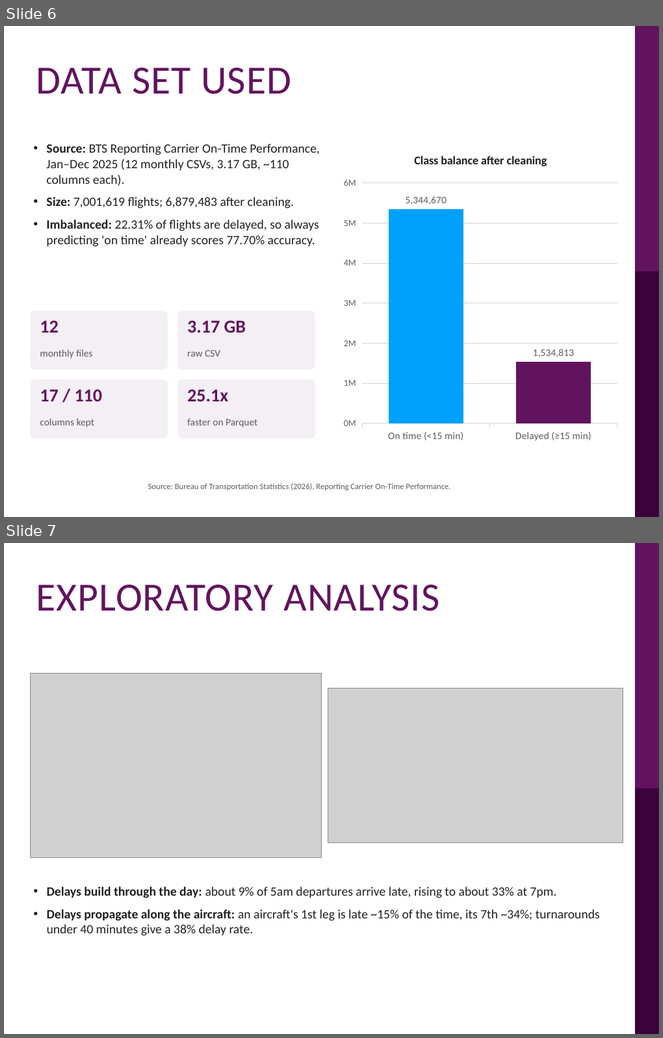
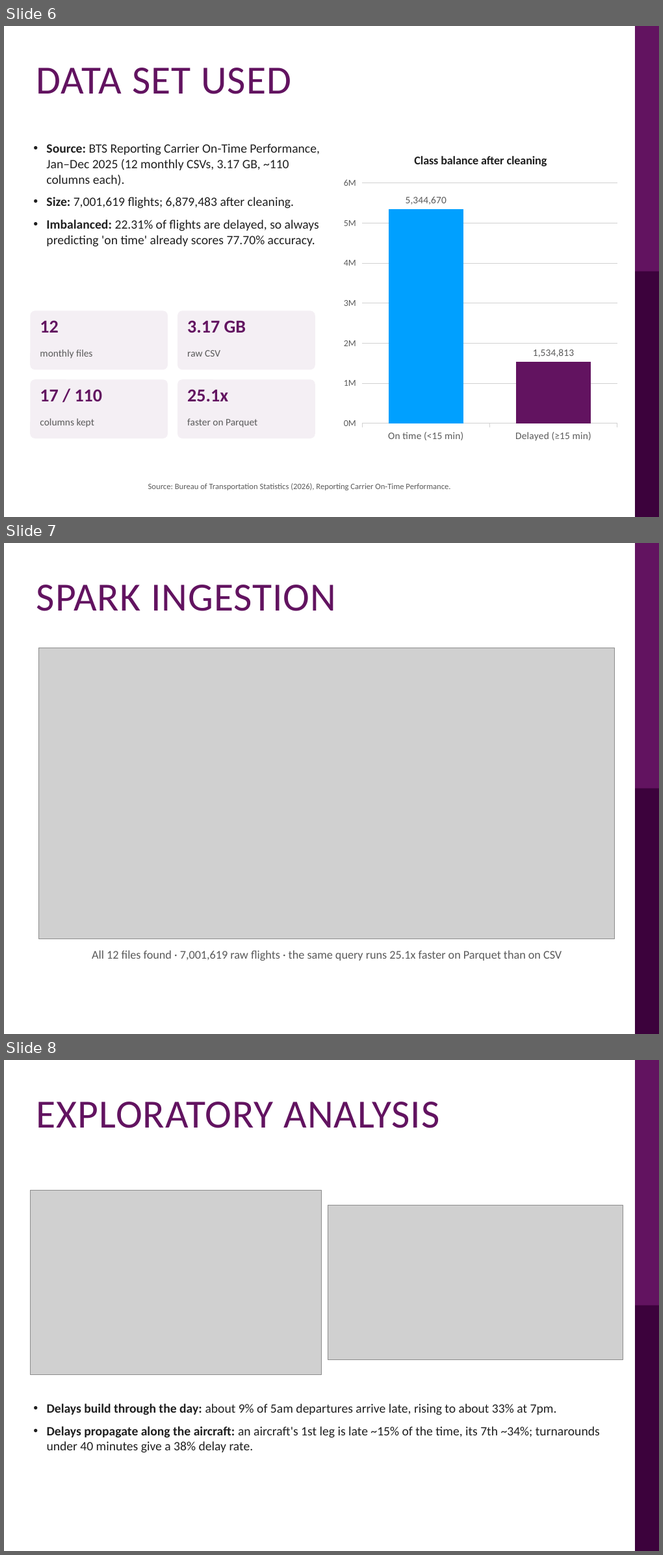
Before and after one commit to tiong0526/clone-21092024, a slide deck: bdmla-flight-delay/presentation/BDMLA_CW1_Flight_Delay_Presentation.pptx. Shown one above the other, each under a label of ours: slides 6 and 7 before the commit, slides 6, 7 and 8 after it. The pictures are 663x1038 and 663x1555 pixels, drawn with LibreOffice and Linux fonts; fonts in the diff are those of the drawing; grey boxes stand for pictures; background and template pictures are left out. Boxes give left, top, right and bottom in pixels: in the first picture for what was removed or moved away, otherwise in the second. Text is boxed around its words. In the diff, an @@ line names an element or a change of style, - is before the commit and + after.

```diff
--- a/bdmla-flight-delay/presentation/BDMLA_CW1_Flight_Delay_Presentation.pptx
+++ b/bdmla-flight-delay/presentation/BDMLA_CW1_Flight_Delay_Presentation.pptx
@@ slide 7 added at [4,543,659,1034], background #FFFFFF; not listed: 2 template elements that a slide beside it also shows @@
@@ title added at [36,585,336,611], 44 pt, text #621360 @@
+SPARK INGESTION
@@ picture added at [38,648,614,939] @@
@@ text added at [92,951,562,961], 13 pt, text #5A5A5A @@
+All 12 files found · 7,001,619 raw flights · the same query runs 25.1x faster on Parquet than on CSV
@@ what was slide 7 is now slide 8 @@
```
Also in this commit, not shown: 2 other slides added, 6 other files.
